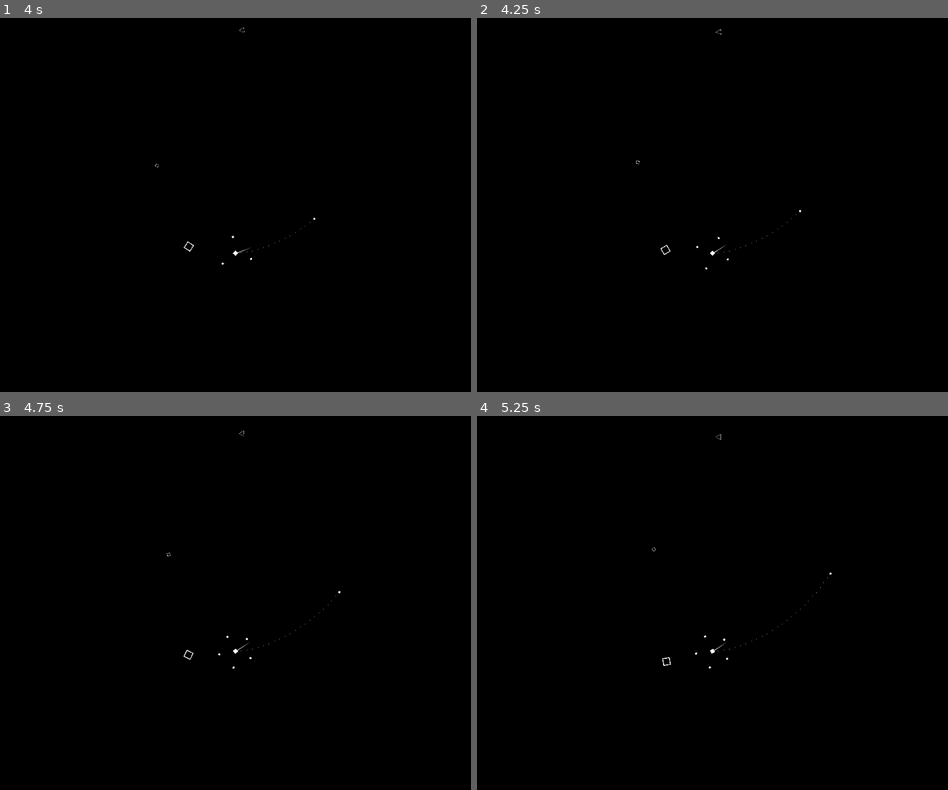
Above: before the commit, frames 1-4 (two rows, left to right).
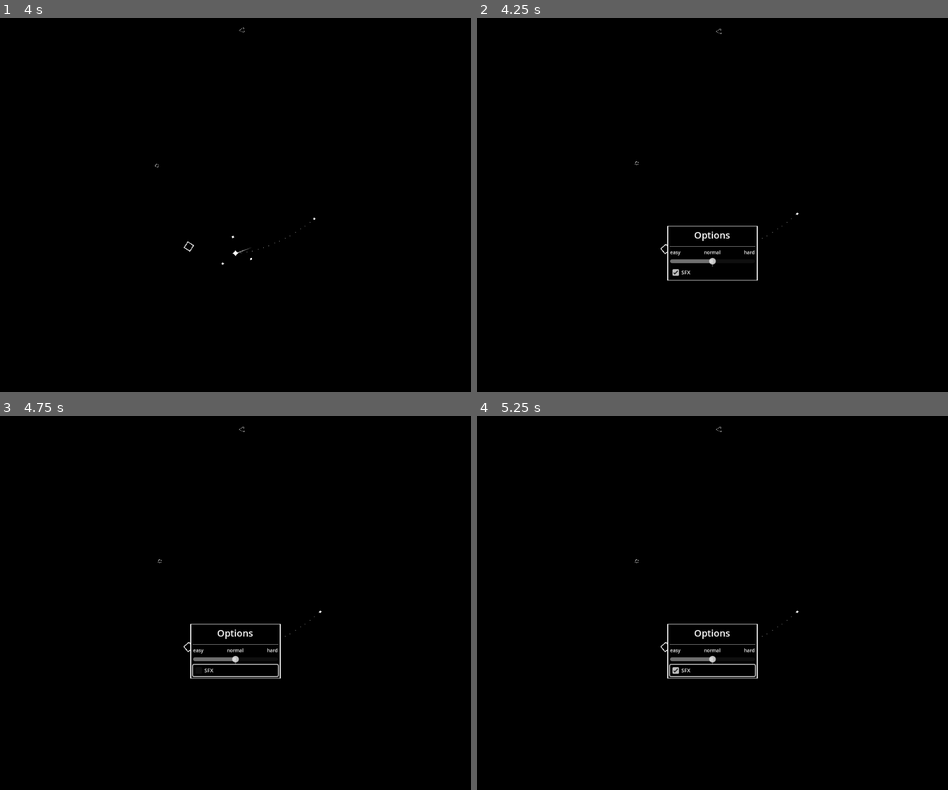
Above: after the commit, the same moments.

Repository: magpie-repos/orbital-asteroid-defense
Game: Godot game, scene res://scenes/main.tscn
Same seed, same stepped clock (60 frames per second), same inputs: the game is played once before the commit and once after it.
Inputs (mouse positions are in pixels of both pictures, inside the frame that each line leads up to):
- Up to frame 1 (4 s): tap Enter (shoot) at 0.5, 2.1 s; hold Right (gun_clock) 0.53-1.28 s; tap R (reset) at 1.25 s; tap Left (gun_count_clock) at 1.35 s; tap Right (gun_clock) at 2.85 s; hold Left (gun_count_clock) from 3.53 s (still down)
- Up to frame 2 (4.25 s): keep holding Left (gun_count_clock); tap Escape (pause) at 4.15 s
- Up to frame 3 (4.75 s): release Left (gun_count_clock) at 4.25 s; click (235, 670) at 4.25 s, where only the run after the commit has a clickable "SFX"
- Up to frame 4 (5.25 s): click (712, 670) at 5 s, where only the run after the commit has a clickable "SFX"

Frame 1 is identical in both runs. In frame 2, 0.6% of the frame differs, in the area x 33-69%, y 2-71%; in frame 3, 0.7%; in frame 4, 0.8%, in the area x 33-76%, y 2-71%.

Commit message:
Bugfix
aaaaaa
pause is now working

Diff:
--- a/scripts/ui.gd
+++ b/scripts/ui.gd
@@ -14,11 +14,12 @@
 @onready var missile_icons: Node2D = $MissileIconDisplay
 @onready var pause_ui: Control = $PauseUI
 @onready var intro_ui: Control = $IntroUI
+@onready var pause_timeout_timer: Timer = $PauseTimer
 
 signal sound_toggle(value: bool)
 
-var intro_lockout: bool = true
-var paused: bool = true
+var intro_flag: bool = true
+var paused: bool = false
 var pause_timeout: bool = false
 
 func _ready() -> void:
@@ -28,27 +29,33 @@
 	icon_rotation_offset += deg_to_rad(5)
 
 	if Input.is_anything_pressed():
-		intro_ui.hide()
-		get_tree().paused = false
-		intro_lockout = false
-	if intro_lockout == false:
-		if Input.is_action_just_pressed("pause"):
-			if paused == false:
-				pause_game()
-			else:
-				resume_game()
+		if intro_flag:
+			##Intro box hide and unpause
+			intro_ui.hide()
+			get_tree().paused = false
+			pause_timeout = true
+			pause_timeout_timer.start()
+			intro_flag = false
+
+
+		if pause_timeout == false:
+			if Input.is_action_pressed("pause"):
+				if paused == false:
+					pause_game()
+				else:
+					resume_game()
 
 func pause_game() -> void:
 	get_tree().paused = true
 	pause_timeout = true
-	$PauseTimer.start()
+	pause_timeout_timer.start()
 	paused = true
 	pause_ui.show()
 
 func resume_game() -> void:
 	get_tree().paused = false
 	pause_timeout = true
-	$PauseTimer.start()
+	pause_timeout_timer.start()
 	paused = false
 	pause_ui.hide()
 
